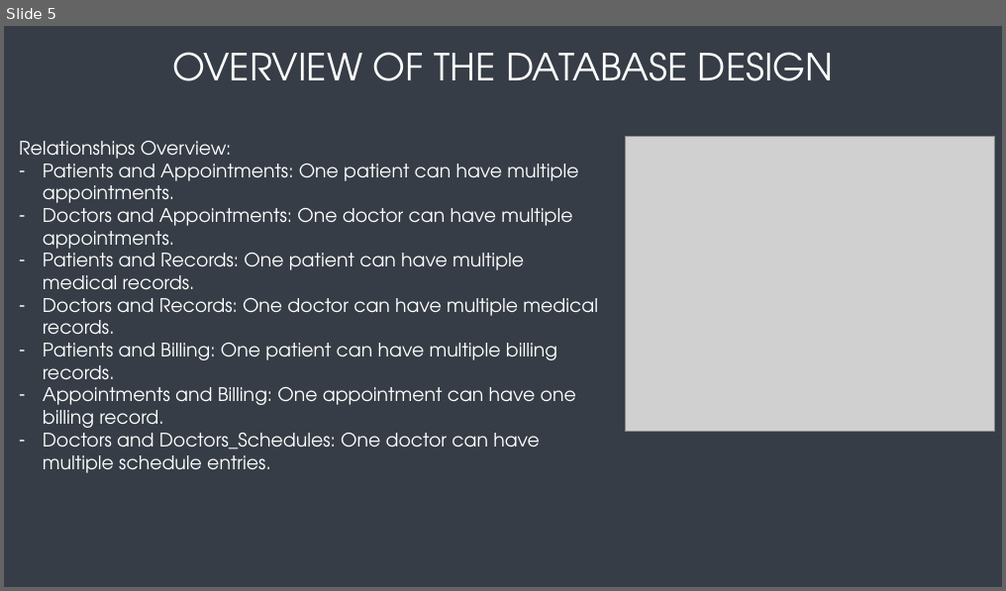
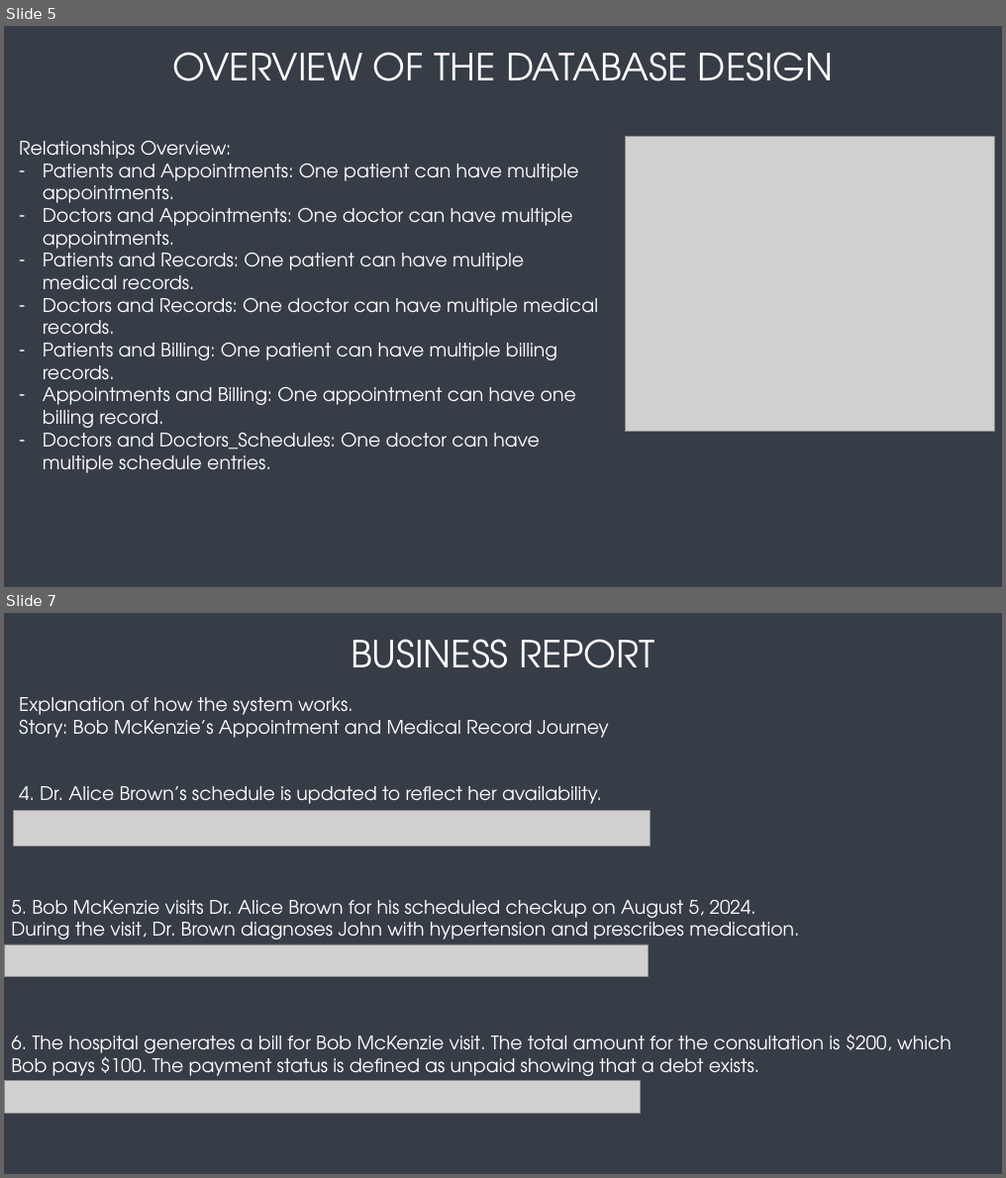
Before and after one commit to RenanAQ/TransferFiles, a slide deck: DBS-Final/DBS211_Presentation_Group4.pptx. Shown one above the other, each under a label of ours: slide 5 before the commit, slides 5 and 7 after it; the slides between them are not shown. The pictures are 1006x591 and 1006x1178 pixels, drawn with LibreOffice and Linux fonts; fonts in the diff are those of the drawing; grey boxes stand for pictures. Boxes give left, top, right and bottom in pixels: in the first picture for what was removed or moved away, otherwise in the second. Text is boxed around its words. In the diff, an @@ line names an element or a change of style, - is before the commit and + after.

```diff
--- a/DBS-Final/DBS211_Presentation_Group4.pptx
+++ b/DBS-Final/DBS211_Presentation_Group4.pptx
@@ slide 7 added at (x1=4, y1=613, x2=1002, y2=1174), background #363D46 @@
@@ title added at (x1=350, y1=639, x2=654, y2=668), 36 pt, text gradient #FFFFFF to #A6A6A6 @@
+BUSINESS REPORT
@@ text added at (x1=19, y1=697, x2=609, y2=738), 18 pt, text #FFFFFF @@
+Explanation of how the system works.
+Story: Bob McKenzie’s Appointment and Medical Record Journey
@@ text added at (x1=19, y1=786, x2=602, y2=804), 18 pt, text #FFFFFF @@
+4. Dr. Alice Brown’s schedule is updated to reflect her availability.
@@ picture added at (x1=14, y1=810, x2=650, y2=846) @@
@@ text added at (x1=11, y1=900, x2=799, y2=940), 18 pt, text #FFFFFF @@
+5. Bob McKenzie visits Dr. Alice Brown for his scheduled checkup on August 5, 2024.
+During the visit, Dr. Brown diagnoses John with hypertension and prescribes medication.
@@ picture added at (x1=4, y1=945, x2=648, y2=977) @@
@@ text added at (x1=11, y1=1035, x2=951, y2=1081), 18 pt, text #FFFFFF @@
+6. The hospital generates a bill for Bob McKenzie visit. The total amount for the consultation is $200, which Bob pays $100. The payment status is defined as unpaid showing that a debt exists.
@@ picture added at (x1=4, y1=1081, x2=641, y2=1113) @@
```
Also in this commit, not shown: 1 slide changed, 2 other slides added.
